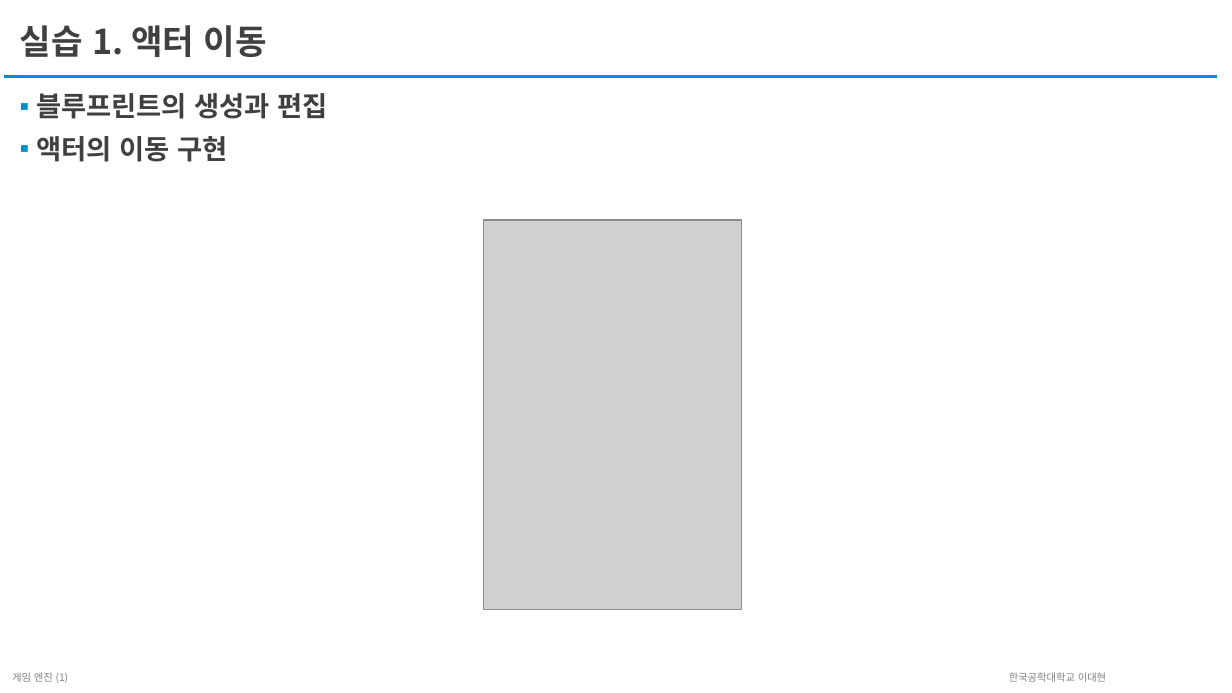
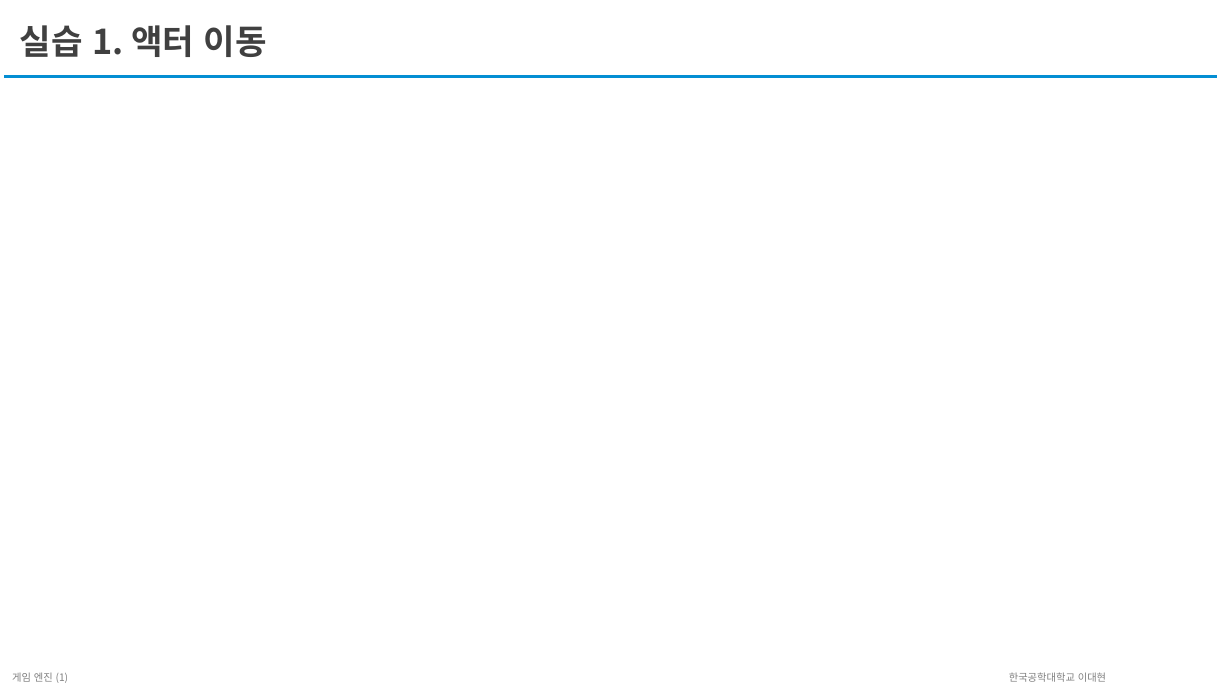
Before and after one commit to unreal-class/kmooc, a slide deck: slide 14 of LectureScript/2주차/2주차-교안-블루프린트 v2.pptx (slide 13 before the commit). Drawn at 1232x693 pixels with LibreOffice and Linux fonts; fonts in the diff are those of the drawing; grey boxes stand for pictures. Boxes give left, top, right and bottom in pixels: in the first picture for what was removed or moved away, otherwise in the second. Text is boxed around its words. In the diff, an @@ line names an element or a change of style, - is before the commit and + after.

```diff
--- a/LectureScript/2주차/2주차-교안-블루프린트 v2.pptx
+++ b/LectureScript/2주차/2주차-교안-블루프린트 v2.pptx
@@ text removed at [36,93,328,162] @@
-▪ 블루프린트의 생성과 편집
-▪ 액터의 이동 구현
@@ picture removed at [483,221,742,610] @@
```
Also in this commit, not shown: 10 other slides changed, 10 slides added, 4 slides removed, 1 other file.
